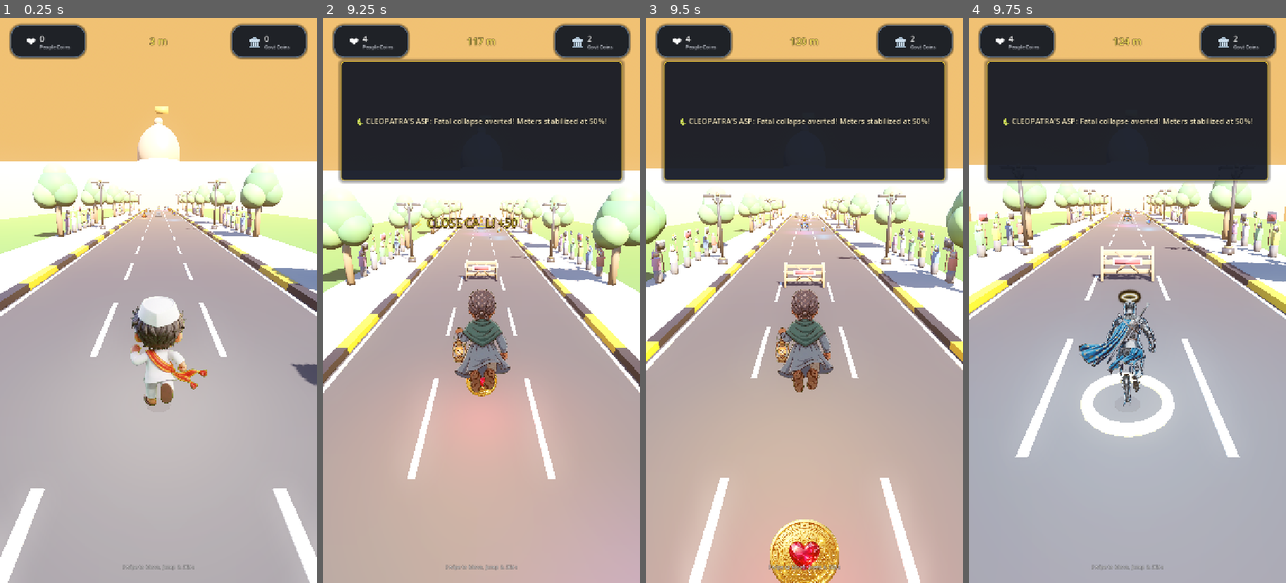
Above: before the commit, frames 1-4 (left to right).
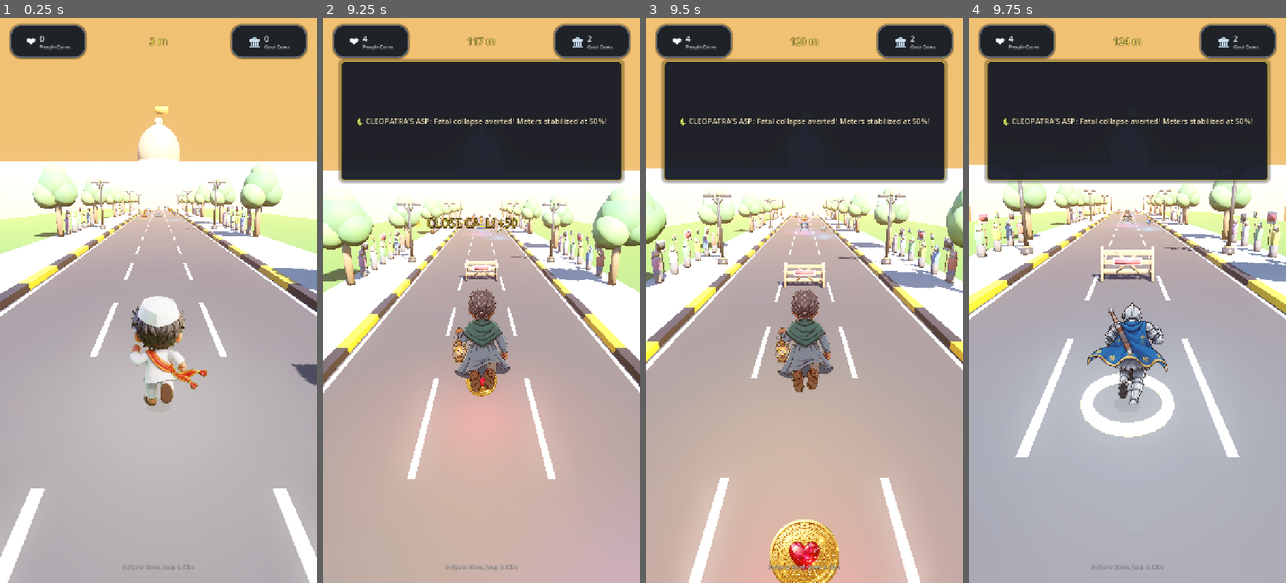
Above: after the commit, the same moments.

Repository: ce-subhash/history_turner
Game: Godot game, scene res://scenes/Main.tscn
Two runs of this game, one before a commit and one after it. Both use one fixed random seed, a clock stepped at 60 frames per second and the inputs below.
Inputs (mouse positions are in pixels of both pictures, inside the frame that each line leads up to):
- Up to frame 1 (0.25 s): no input
- Up to frame 2 (9.25 s): tap Enter at 0.5, 2.1 s; move the mouse to (551, 272) at 0.52 s; hold D 0.53-1.25 s; tap E at 0.6 s; click (551, 272) at 0.67 s; tap Space at 0.77, 3.77, 6.77 s; drag from (418, 328) to (465, 413) at 1.27 s; move the mouse to (513, 176) at 2.02 s; hold D 2.03-2.75 s; drag from (465, 413) to (386, 215) at 2.77 s; move the mouse to (576, 385) at 3.52 s; hold A 3.53-4.25 s; tap 1 at 3.6 s; drag from (386, 215) to (433, 159) at 4.27 s; move the mouse to (497, 300) at 5.02 s; hold S 5.03-5.75 s; tap 3 at 5.1 s; click (497, 300) at 5.17 s; drag from (433, 159) to (418, 328) at 5.77 s; move the mouse to (551, 272) at 6.52 s; hold Up 6.53-7.25 s; tap F at 6.6 s; drag from (418, 328) to (465, 413) at 7.27 s; move the mouse to (513, 176) at 8.02 s; hold S 8.03-8.75 s; tap R at 8.1 s; drag from (465, 413) to (386, 215) at 8.77 s
- Up to frame 3 (9.5 s): no input
- Up to frame 4 (9.75 s): move the mouse to (1222, 385) at 9.52 s; hold Up from 9.53 s (still down); tap 2 at 9.6 s; click (1222, 385) at 9.67 s

Frames 1-3 are identical in both runs. In frame 4, 2.4% of the frame differs, in the area x 34-63%, y 48-69%.

Commit message:
joadn character added

Diff:
--- a/scripts/player/PlayerController.gd
+++ b/scripts/player/PlayerController.gd
@@ -44,7 +44,7 @@
 		"light_energy": 2.8,
 		"light_range": 11.0,
 		"light_offset": Vector3(0.0, 1.7, 0.0),
-		"base_y": 0.84
+		"base_y": 0.80
 	},
 	"Harriet Tubman": {
 		"run1": preload("res://assets/sprites/characters/harriet_rear_run1.png"),
Binary file changed: assets/sprites/characters/joan_rear_jump.png
Binary file changed: assets/sprites/characters/joan_rear_run1.png
Binary file changed: assets/sprites/characters/joan_rear_run2.png
Binary file changed: assets/sprites/characters/joan_rear_slide.png
